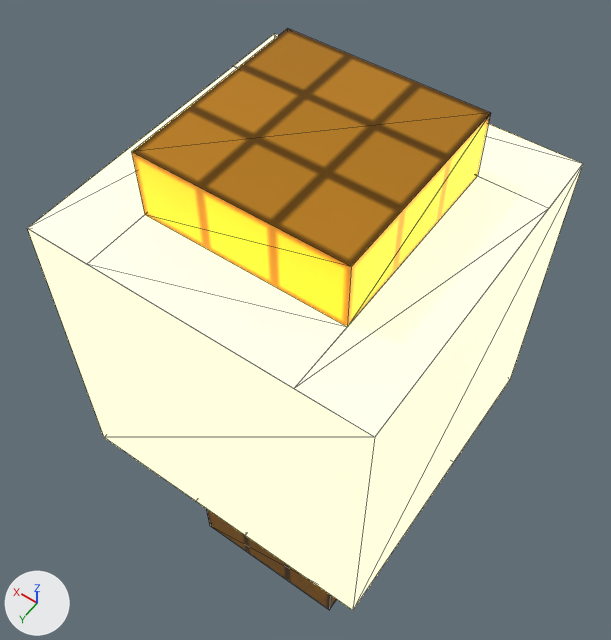
An edit to the glTF model game/assets/kit/tables/table_lamp_lit.glb, drawn before and after from the same camera.
The view is the same before and after, from a camera (50 mm lens) standing at (-0.222, 0.321, 0.822) and looking at (0.025, -0.025, 0.278). The axes (+X, +Y, +Z) are drawn at lower left. The lights are the same throughout. The picture after the commit comes second. Mesh edges are drawn as thin lines. Vertices at exactly the same position are counted once.

The first picture shows 'table_lamp_lit'.
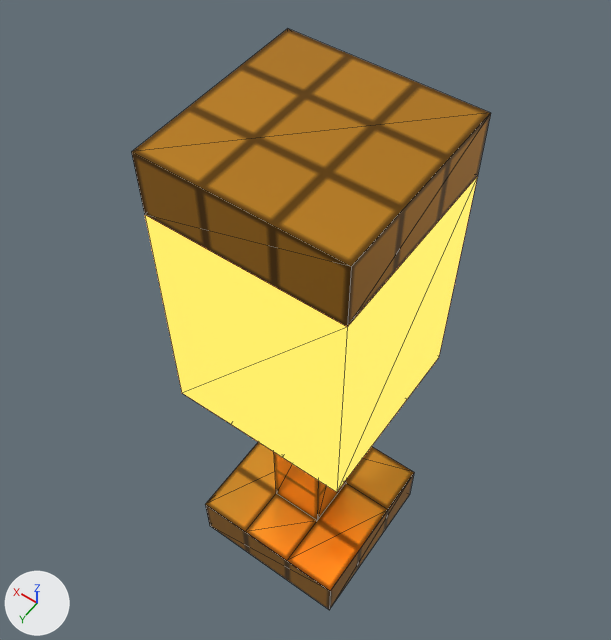
Where the change shows, as pixel boxes (x1, y1, x2, y2) in the pictures (611 x 640 px):
'table_lamp_lit', reshaped (35% narrower): before (28, 28, 583, 610); after (132, 28, 491, 610)
part 1 of me_table_lamp_lit, cut back: before (28, 34, 583, 610); after (145, 177, 477, 492)
part 2 of me_table_lamp_lit, surface changed (orange): after (274, 452, 346, 520)

What changed in the scene script:
```text
Add mat_lanternamber_emissive:
    mat_lanternamber_emissive = principled_material('LanternAmber_emissive')
    mat_lanternamber_emissive.base_color = (1.0, 0.434, 0.0685)  # orange #ffb04a
    mat_lanternamber_emissive.roughness = 0.4
    mat_lanternamber_emissive.emission_color = (1.0, 0.434, 0.0685)  # orange #ffb04a
    mat_lanternamber_emissive.emission_strength = 1.6
Change me_table_lamp_lit:
    used by ob_table_lamp_lit; location = (0.0, 0.0, 0.0)
    remove me_table_lamp_lit.from_pydata(...)  # 44 vertices, 58 faces; spans x -0.125..0.125, y -0.125..0.125, z 0.0..0.5
    add me_table_lamp_lit.from_pydata(...)  # 36 vertices, 50 faces; spans x -0.075..0.075, y -0.075..0.075, z 0.0..0.5
    me_table_lamp_lit part 1
    12 vertices are removed from x -0.125..0.125, y -0.125..0.125, z 0.2..0.45
    21 faces are deleted
    4 vertices in x -0.025..0.025, y -0.025..0.025, z 0.2 move by (0.0, 0.0, 0.05)
    4 vertices move from x -0.125..0.125, y -0.025..0.125, z 0.2 to x -0.075..0.075, y -0.025..0.075, z 0.25
    4 vertices are added at (-0.075, 0.075, 0.25), (-0.075, -0.075, 0.25), (0.075, -0.075, 0.25), (0.075, 0.075, 0.25)
    13 new faces join them, mat_lanternamber_emissive (orange #ffb04a, glowing orange #ffb04a)
    me_table_lamp_lit part 2: 11 kept faces spanning x -0.025..0.075, y -0.025..0.075, z 0.05..0.25 get new texture (UV) coordinates
    remove me_table_lamp_lit.materials.append(mat_lampgold_emissive)  # yellow #ffdd78, glowing yellow #ffdd78
    add me_table_lamp_lit.materials.append(mat_lanternamber_emissive)  # orange #ffb04a, glowing orange #ffb04a
```
